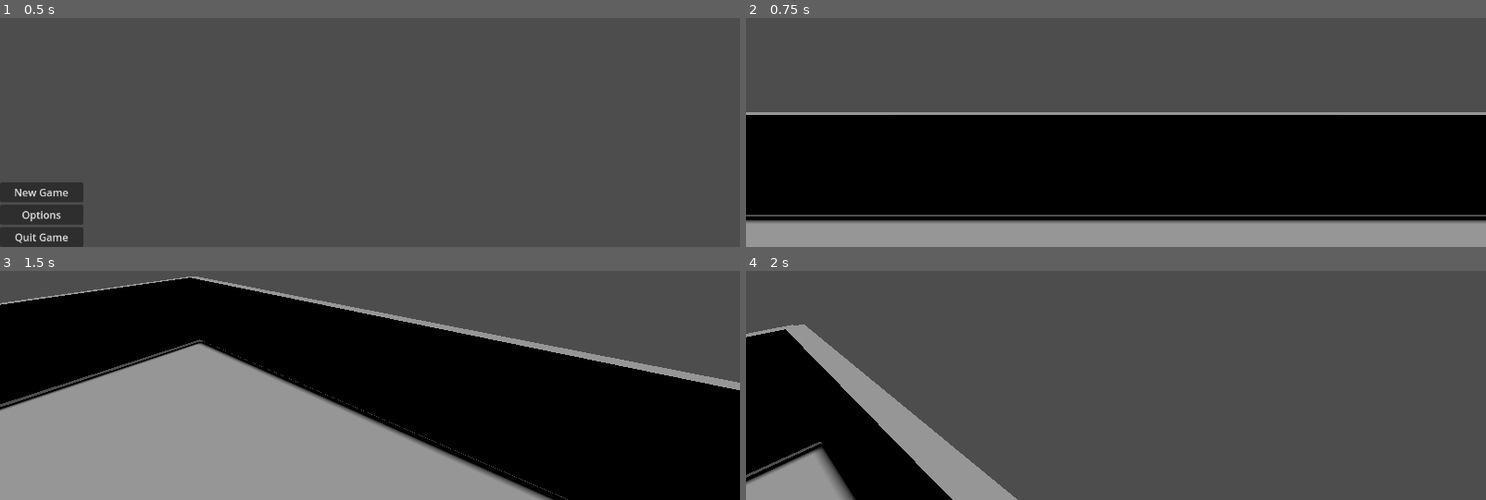
Above: before the commit, frames 1-4 (two rows, left to right).
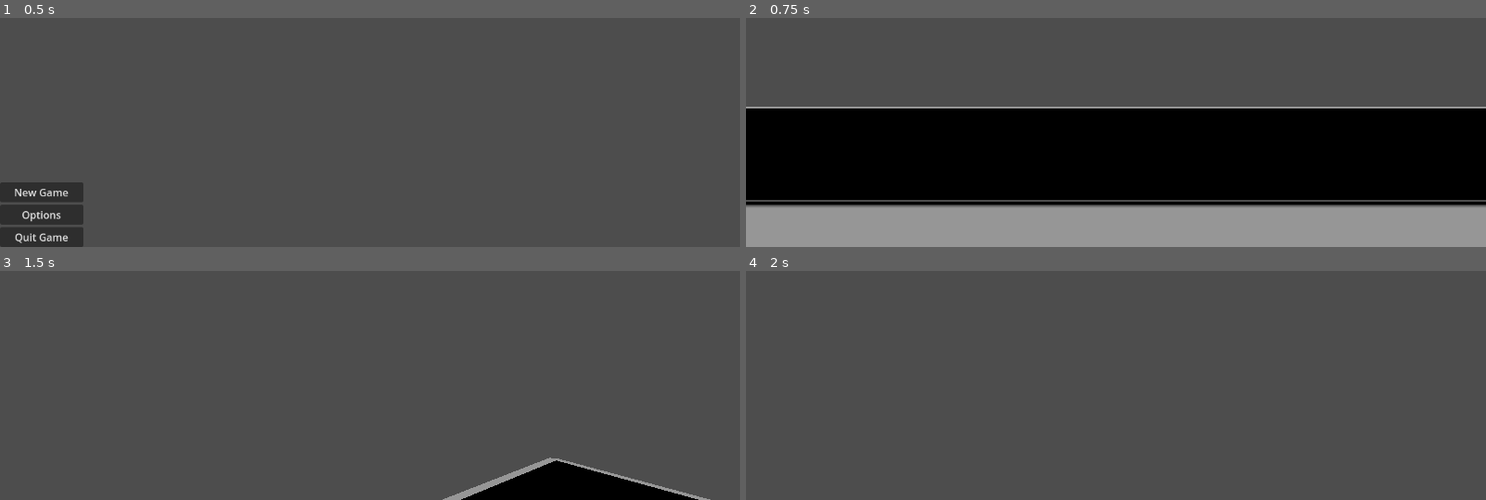
Above: after the commit, the same moments.

Repository: karlsminton/cleanup
Game: Godot game, scene res://Scenes/MainMenu.tscn
Two runs of this game, one before a commit and one after it. Both use one fixed random seed, a clock stepped at 60 frames per second and the inputs below.
Inputs (mouse positions are in pixels of both pictures, inside the frame that each line leads up to):
- Up to frame 1 (0.5 s): no input
- Up to frame 2 (0.75 s): click "New Game" at 0.5 s
- Up to frame 3 (1.5 s): tap Enter at 1.25 s; move the mouse to (407, 291) at 1.27 s; hold W from 1.28 s (still down); tap Space at 1.35 s
- Up to frame 4 (2 s): keep holding W; tap Space at 1.52, 1.82 s

Frame 1 is identical in both runs. In frame 2, 12% of the frame differs, in the area x 0-100%, y 38-90%; in frame 3, 76%, in the area x 0-100%, y 2-100%; in frame 4, 17%.

Commit message:
jumping implemented

Diff:
--- a/Scenes/player.tscn
+++ b/Scenes/player.tscn
@@ -15,6 +15,7 @@
 [node name="Node3D" type="Node3D" parent="."]
 
 [node name="Character Model" parent="Node3D" instance=ExtResource("1_v0iea")]
+visible = false
 
 [node name="View" type="Camera3D" parent="."]
-transform = Transform3D(1, 0, 0, 0, 1, 0, 0, 0, 1, 0, 1.6, -0.25)
+transform = Transform3D(1, 0, 0, 0, 1, 0, 0, 0, 1, 0, 1.6, 0)
--- a/Scripts/player.gd
+++ b/Scripts/player.gd
@@ -6,6 +6,8 @@
 # PlayerMovement
 var target_velocity: Vector3;
 var max_speed: int = 5;
+var jump: int = 8;
+var jumping_rate: int = 0;
 
 
 func _ready() -> void:
@@ -24,8 +26,8 @@
 		$View.transform.basis = Basis();
 		$Node3D.transform.basis = Basis();
 
-		$View.rotate_object_local(Vector3(0, 1, 0), rot_x);
-		$View.rotate_object_local(Vector3(1, 0, 0), rot_y);
+		$View.rotate_object_local(Vector3(0, 1, 0), -rot_x);
+		$View.rotate_object_local(Vector3(1, 0, 0), -rot_y);
 
 		$Node3D.rotate_object_local(Vector3(0, 1, 0), $View.rotation.y);
 
@@ -56,12 +58,22 @@
 	if Input.is_key_label_pressed(KEY_S):
 		direction.z = 1;
 
+	if not is_on_floor():
+		print_debug(jumping_rate)
+		jumping_rate -= 1;
+	else:
+		jumping_rate = 0;
+
+	if is_on_floor() and Input.is_key_label_pressed(KEY_SPACE):
+		jumping_rate = jump;
+
+
 	direction = direction.normalized();
 	target_velocity.x = direction.x * max_speed;
 	target_velocity.z = direction.z * max_speed;
-	target_velocity.y = 0;
-	velocity = $View.global_transform.basis * target_velocity;
-	velocity.y = 0; # todo - probably shouldn't have to 0 this here (possible issues implementing jump)
+	target_velocity.y = 1 * jumping_rate;
+
+	velocity = $Node3D.global_transform.basis * target_velocity;
 	move_and_slide();
 
 func _exit_tree() -> void:
